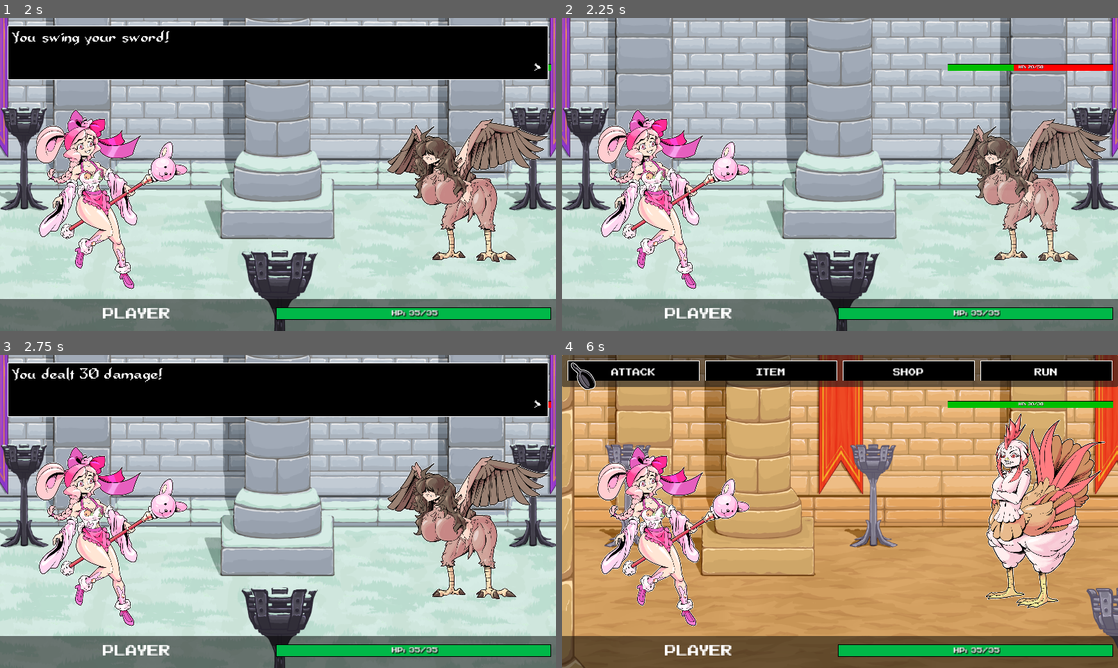
Above: before the commit, frames 1-4 (two rows, left to right).
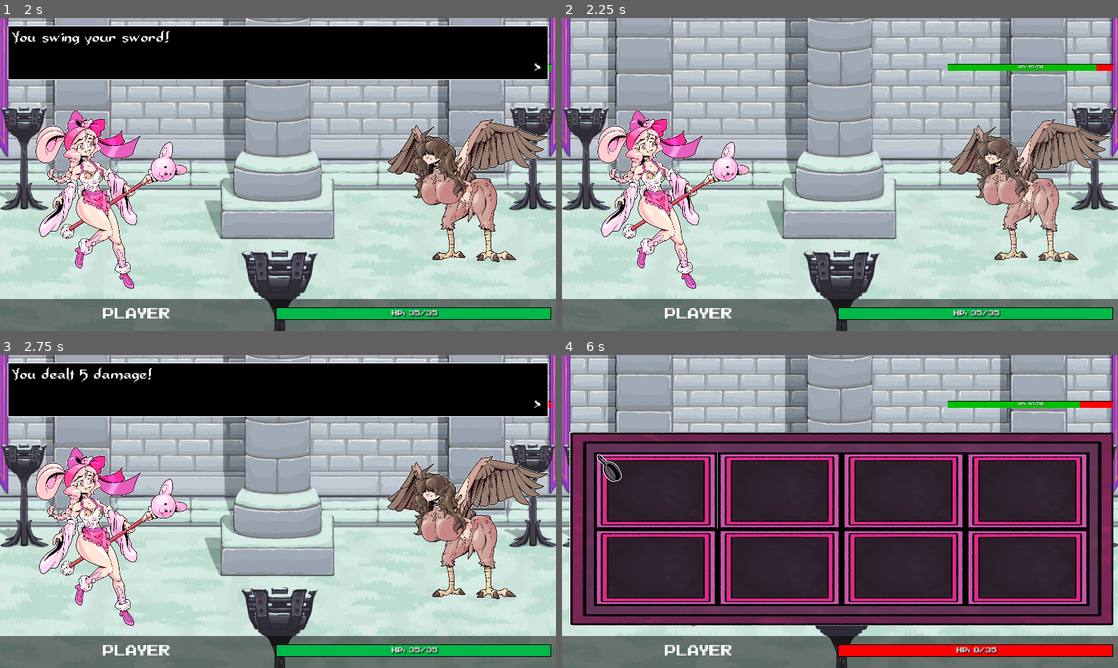
Above: after the commit, the same moments.

Repository: Rabbidking/Magical-Girl-Game-Jam-8
Game: Godot game, scene res://Scenes/battle3.tscn
Same seed, same stepped clock (60 frames per second), same inputs: the game is played once before the commit and once after it. The project has no main scene, so this scene is started directly.
Inputs (mouse positions are in pixels of both pictures, inside the frame that each line leads up to):
- Up to frame 1 (2 s): tap Enter (ui_accept) at 0.5, 0.77 s; move the mouse to (250, 237) at 0.52 s; hold Up (Up) 0.53-1.25 s; tap Z (Select) at 0.6 s; click (250, 237) at 0.67 s; click "ATTACK" at 1.25 s
- Up to frame 2 (2.25 s): tap Enter (ui_accept) at 2 s; move the mouse to (1006, 221) at 2.02 s; hold Up (Up) from 2.03 s (still down); tap 1 (add_item) at 2.1 s
- Up to frame 3 (2.75 s): keep holding Up (Up); tap Enter (ui_accept) at 2.27 s
- Up to frame 4 (6 s): move the mouse to (673, 464) at 2.77 s; release Up (Up) at 2.78 s; hold Left (Left) 2.78-4.28 s; tap Z (Select) at 2.85, 4.35, 5.85 s; tap Enter (ui_accept) at 3.5, 3.77, 4.52, 5.27, 5.75 s; move the mouse to (867, 511) at 3.52 s; tap 1 (add_item) at 3.6, 5.1 s; click (867, 511) at 3.67 s; move the mouse to (756, 433) at 4.27 s; hold Down (Down) 4.28-5.03 s; move the mouse to (962, 495) at 5.02 s; hold Right (Right) 5.03-5.78 s; move the mouse to (728, 527) at 5.77 s; hold Up (Up) from 5.78 s (still down); click (728, 527) at 5.92 s

Frame 1 is identical in both runs. In frame 2, 0.3% of the frame differs, in the area x 81-97%, y 14-17%; in frame 3, 0.3%; in frame 4, 99%, in the area x 0-100%, y 0-100%.

Commit message:
Started implementing SFX

Diff:
--- a/Scenes/battle.tscn
+++ b/Scenes/battle.tscn
@@ -10,8 +10,11 @@
 [ext_resource type="AudioStream" uid="uid://t8v3qxurlkcx" path="res://Audio/SFX/noisy effect (4).wav" id="6_rmkjb"]
 [ext_resource type="Script" path="res://Scripts/Actions.gd" id="7_lg8tm"]
 [ext_resource type="PackedScene" uid="uid://7pbpaipl6xhg" path="res://Scenes/cursor.tscn" id="7_oqjqt"]
+[ext_resource type="AudioStream" uid="uid://b8ufys2xbo8ef" path="res://Audio/SFX/Owl 1_02.wav" id="7_su1d4"]
 [ext_resource type="PackedScene" uid="uid://cs2k4tas2m42" path="res://Scenes/inventory_gui.tscn" id="8_aygqv"]
 [ext_resource type="Script" path="res://Scripts/Render.gd" id="8_hn75r"]
+[ext_resource type="AudioStream" uid="uid://bdtey0wbpgvls" path="res://Audio/SFX/PRB102 Harris Hawk (Heniek) - Call, Squawk Shriek, Harsh - Schoeps MF.wav" id="8_wb38e"]
+[ext_resource type="AudioStream" uid="uid://cgkgd87gbgiom" path="res://Audio/SFX/Negative Effect 10.wav" id="9_fhcyy"]
 [ext_resource type="PackedScene" uid="uid://bv2l2sim1wevf" path="res://Scenes/shop_gui.tscn" id="10_nvjgh"]
 [ext_resource type="Texture2D" uid="uid://cl8spd50ab23v" path="res://Assets/Sprites/Magical_Girl.png" id="13_8xkdl"]
 [ext_resource type="AudioStream" uid="uid://dcdi851i1yok3" path="res://Audio/SFX/Shield Metal 3_1.wav" id="15_y23rv"]
@@ -277,6 +280,21 @@
 
 [node name="enemy_die" type="AudioStreamPlayer" parent="EnemyContainer"]
 stream = ExtResource("6_rmkjb")
+
+[node name="Attack SFX" type="Control" parent="EnemyContainer"]
+layout_mode = 2
+
+[node name="Light_Attack" type="AudioStreamPlayer" parent="EnemyContainer/Attack SFX"]
+stream = ExtResource("7_su1d4")
+
+[node name="Medium Attack" type="AudioStreamPlayer" parent="EnemyContainer/Attack SFX"]
+stream = ExtResource("8_wb38e")
+
+[node name="Heavy Attack" type="AudioStreamPlayer" parent="EnemyContainer/Attack SFX"]
+stream = ExtResource("9_fhcyy")
+
+[node name="Special" type="AudioStreamPlayer" parent="EnemyContainer/Attack SFX"]
+stream = ExtResource("7_su1d4")
 
 [node name="MagicalGirl" type="TextureRect" parent="."]
 texture_filter = 2
--- a/Scripts/battle.gd
+++ b/Scripts/battle.gd
@@ -100,9 +100,11 @@
 					if enemy.name == "Cockatrice":
 						display_text("%s Pecks Tia!" % enemy.name)
 						await textbox_closed
+
 					elif enemy.name == "Lizardwoman":
 						display_text("%s Claws Tia twice!" % enemy.name)
 						await textbox_closed
+						$"EnemyContainer/Attack SFX/Light_Attack".play()
 					elif enemy.name == "Harpy":
 						display_text("%s strikes Tia with her Talons!" % enemy.name)
 						await textbox_closed
@@ -143,6 +145,7 @@
 					if enemy.name == "Cockatrice":
 						display_text("%s gives out a Shrill Crow!" % enemy.name)
 						await textbox_closed
+						$"EnemyContainer/Attack SFX/Medium Attack".play()
 					elif enemy.name == "Lizardwoman":
 						display_text("%s Bites Tia!" % enemy.name)
 						await textbox_closed
@@ -186,6 +189,7 @@
 					if enemy.name == "Cockatrice":
 						display_text("%s gives Tia a Death Stare!" % enemy.name)
 						await textbox_closed
+						$"EnemyContainer/Attack SFX/Heavy Attack".play()
 					if enemy.name == "Lizardwoman":
 						display_text("%s hits Tia with a Lariat!" % enemy.name)
 						await textbox_closed
@@ -229,6 +233,7 @@
 					if enemy.name == "Cockatrice":
 						display_text("%s glares at Tia!" % enemy.name)
 						await textbox_closed
+						$"EnemyContainer/Attack SFX/Special".play()
 					if enemy.name == "Lizardwoman":
 						display_text("%s does a set of Push-Ups!" % enemy.name)
 						await textbox_closed
--- a/Scripts/state.gd
+++ b/Scripts/state.gd
@@ -2,7 +2,7 @@
 
 var cur_health = 35
 var max_health = 35
-var damage = 30
+var damage = 5
 
 #bosses defeated
 var boss_1_def = false
Not shown, added: Audio/Music/AnotherVictoryAnotherEnding.wav.import
Not shown, added: Audio/Music/Battlefield(loop)(130).wav.import
Not shown, added: Audio/SFX/BiteCreakBloodJuicy_002.wav.import
Not shown, added: Audio/SFX/Buff Attack 1.wav.import
Not shown, added: Audio/SFX/FireExplosion9.wav.import
Not shown, added: Audio/SFX/Fly By 01_1.wav.import
Not shown, added: Audio/SFX/Healing 19.wav.import
Not shown, added: Audio/SFX/Monster Bite 3.wav.import
Not shown, added: Audio/SFX/Negative Effect 10.wav.import
Not shown, added: Audio/SFX/Owl 1_02.wav.import
Not shown, added: Audio/SFX/PRB102 Harris Hawk (Heniek) - Call, Squawk Shriek, Harsh - Schoeps MF.wav.import
Not shown, added: Audio/SFX/Special Attack 08.wav.import
(and 33 more such lines)
